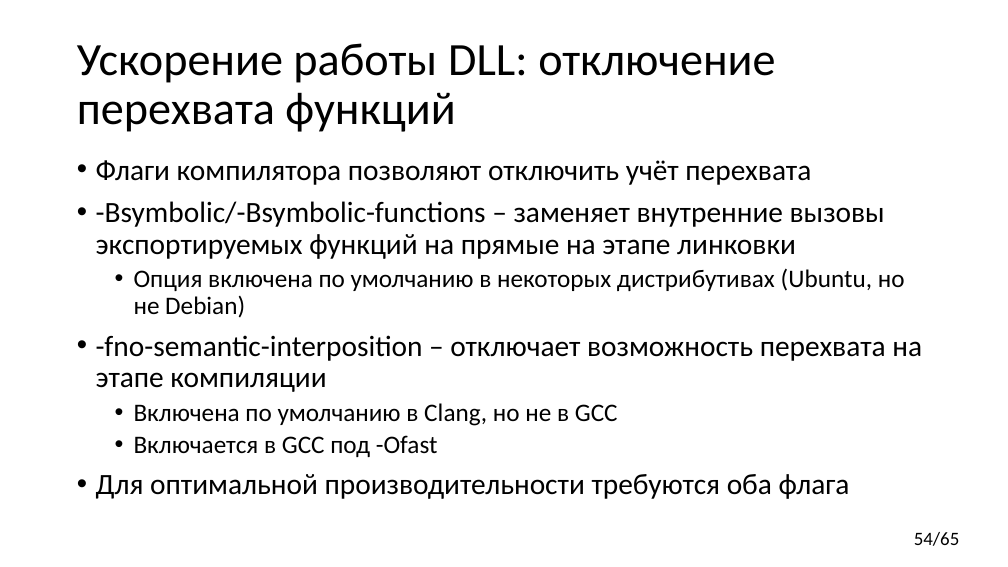
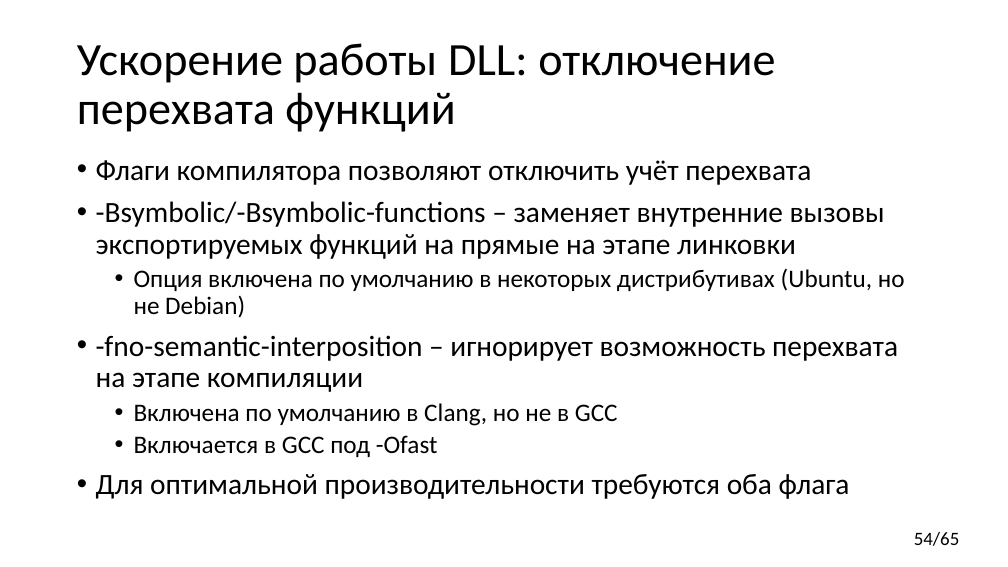
Before and after one commit to yugr/CppRussia, a slide deck: slide 54 of 2024/RU.pptx. Drawn at 1008x567 pixels with LibreOffice and Linux fonts; fonts in the diff are those of the drawing. Boxes give left, top, right and bottom in pixels: in the first picture for what was removed or moved away, otherwise in the second. Text is boxed around its words. In the diff, an @@ line names an element or a change of style, - is before the commit and + after.

```diff
--- a/2024/RU.pptx
+++ b/2024/RU.pptx
@@ text at [96, 335, 898, 392]: text changed @@
-• -fno-semantic-interposition – отключает возможность перехвата на этапе компиляции
+• -fno-semantic-interposition – игнорирует возможность перехвата на этапе компиляции
```
Also in this commit, not shown: 24 other slides changed.
